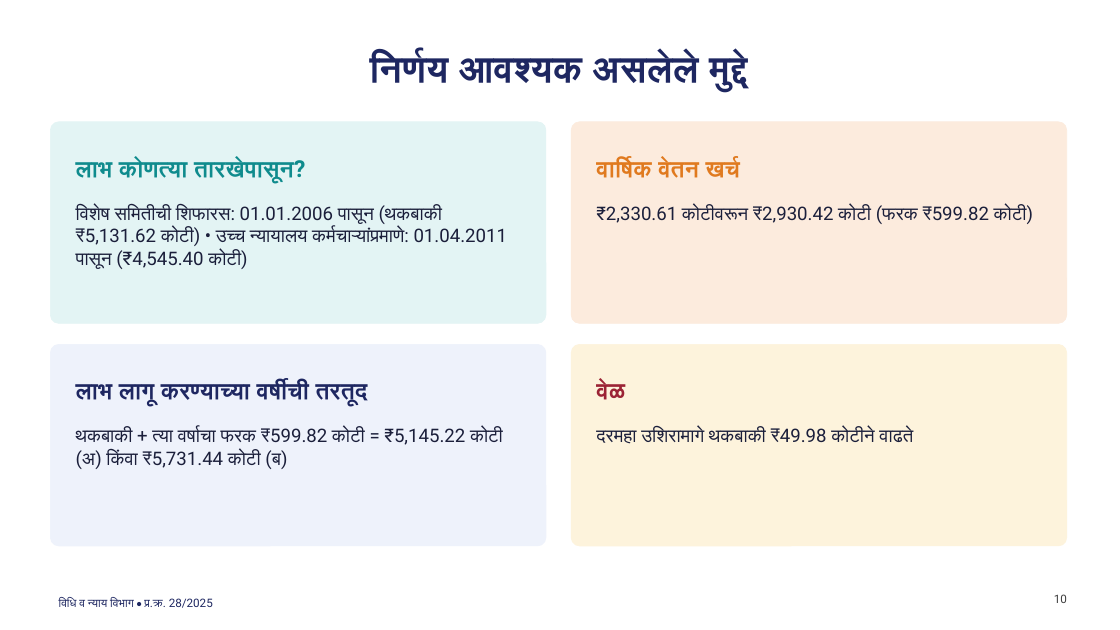
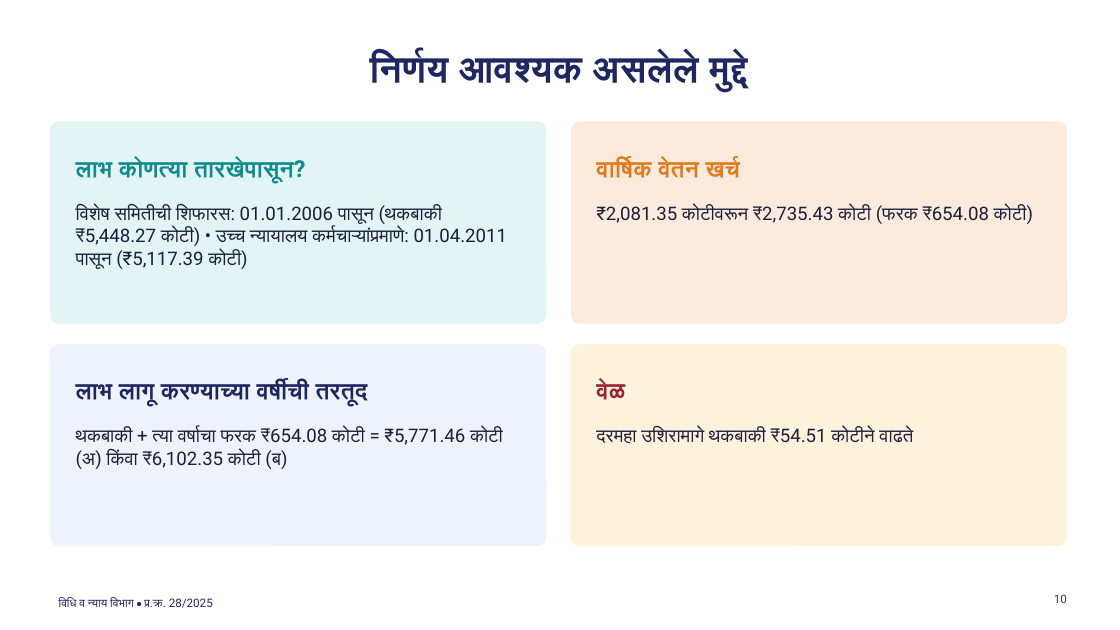
Before and after one commit to abhishekwasu-hue/law-judiciary-service-rules, a slide deck: slide 10 of cases/CR28_2025/output/CR28_Presentation_colour.pptx. Drawn at 1120x630 pixels with LibreOffice and Linux fonts; fonts in the diff are those of the drawing. Boxes give left, top, right and bottom in pixels: in the first picture for what was removed or moved away, otherwise in the second. Text is boxed around its words. In the diff, an @@ line names an element or a change of style, - is before the commit and + after.

```diff
--- a/cases/CR28_2025/output/CR28_Presentation_colour.pptx
+++ b/cases/CR28_2025/output/CR28_Presentation_colour.pptx
@@ text at [76,204,507,269]: text changed @@
-विशेष समितीची शिफारस: 01.01.2006 पासून (थकबाकी ₹5,131.62 कोटी) • उच्च न्यायालय कर्मचाऱ्यांप्रमाणे: 01.04.2011 पासून (₹4,545.40 कोटी)
+विशेष समितीची शिफारस: 01.01.2006 पासून (थकबाकी ₹5,448.27 कोटी) • उच्च न्यायालय कर्मचाऱ्यांप्रमाणे: 01.04.2011 पासून (₹5,117.39 कोटी)
@@ text at [596,205,1033,224]: text changed @@
-₹2,330.61 कोटीवरून ₹2,930.42 कोटी (फरक ₹599.82 कोटी)
+₹2,081.35 कोटीवरून ₹2,735.43 कोटी (फरक ₹654.08 कोटी)
@@ text at [76,428,503,469]: text changed @@
-थकबाकी + त्या वर्षाचा फरक ₹599.82 कोटी = ₹5,145.22 कोटी (अ) किंवा ₹5,731.44 कोटी (ब)
+थकबाकी + त्या वर्षाचा फरक ₹654.08 कोटी = ₹5,771.46 कोटी (अ) किंवा ₹6,102.35 कोटी (ब)
@@ text at [596,428,913,444]: text changed @@
-दरमहा उशिरामागे थकबाकी ₹49.98 कोटीने वाढते
+दरमहा उशिरामागे थकबाकी ₹54.51 कोटीने वाढते
```
Also in this commit, not shown: 6 other slides changed, 6 other files.
